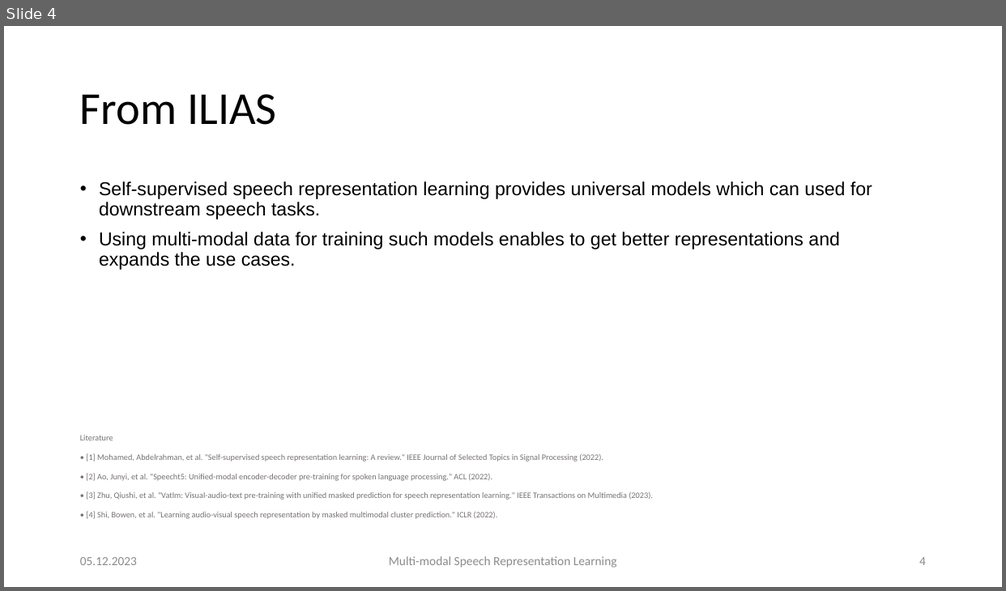
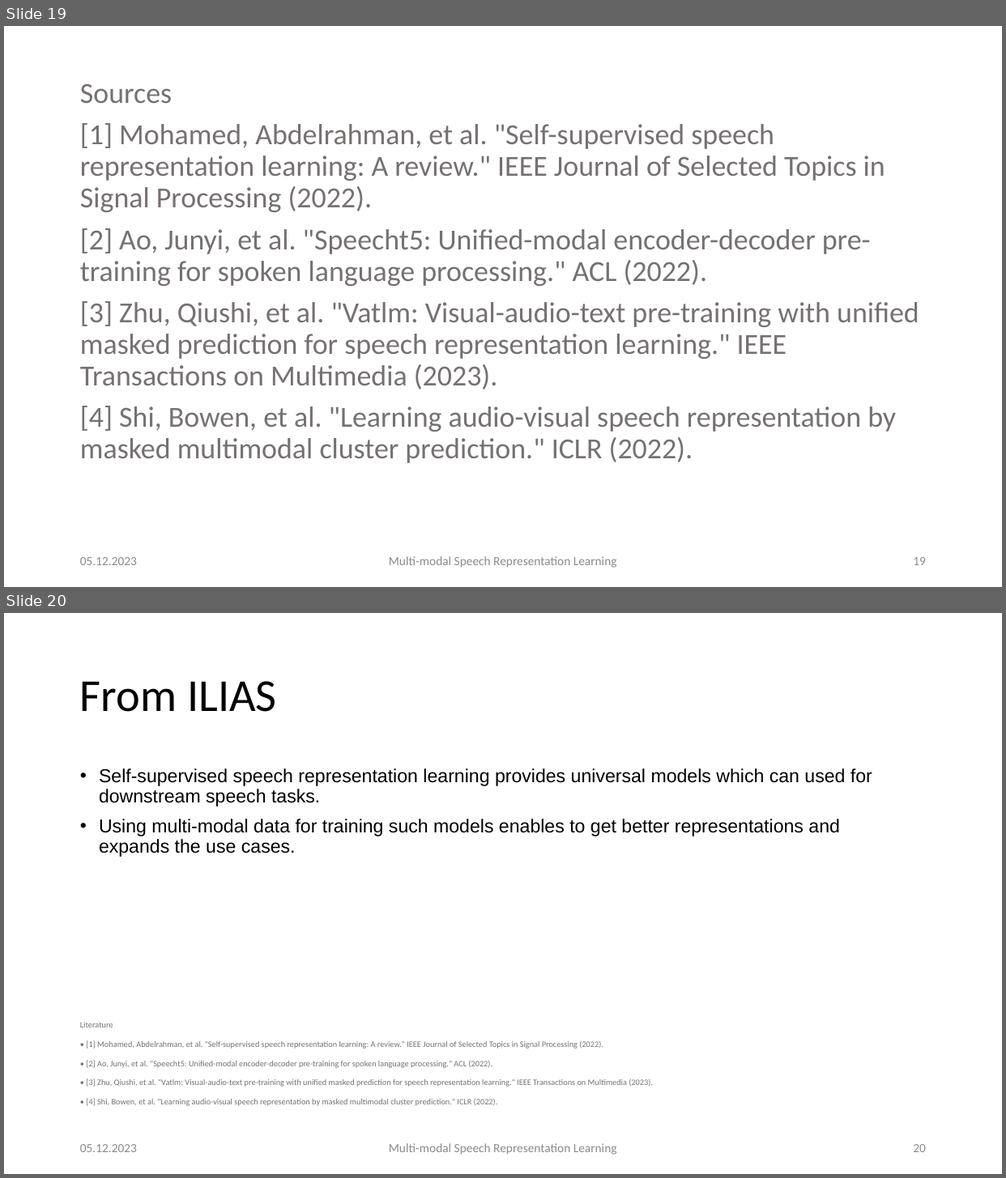
Before and after one commit to carlos-schmidt/nn-seminar, a slide deck: presentation.pptx. Shown one above the other, each under a label of ours: slide 4 before the commit, slides 19 and 20 after it. The pictures are 1006x591 and 1006x1178 pixels, drawn with LibreOffice and Linux fonts; fonts in the diff are those of the drawing. Boxes give left, top, right and bottom in pixels: in the first picture for what was removed or moved away, otherwise in the second. Text is boxed around its words. In the diff, an @@ line names an element or a change of style, - is before the commit and + after.

```diff
--- a/presentation.pptx
+++ b/presentation.pptx
@@ slide 19 added at box(4, 26, 1002, 587), background #FFFFFF @@
@@ text added at box(80, 84, 919, 463), 28 pt, text #767171 @@
+Sources
+[1] Mohamed, Abdelrahman, et al. "Self-supervised speech representation learning: A review." IEEE Journal of Selected Topics in Signal Processing (2022).
+[2] Ao, Junyi, et al. "Speecht5: Unified-modal encoder-decoder pre-training for spoken language processing." ACL (2022).
+[3] Zhu, Qiushi, et al. "Vatlm: Visual-audio-text pre-training with unified masked prediction for speech representation learning." IEEE Transactions on Multimedia (2023).
+[4] Shi, Bowen, et al. "Learning audio-visual speech representation by masked multimodal cluster prediction." ICLR (2022).
@@ text added at box(80, 557, 137, 565), 12 pt, text #8C8C8C @@
+05.12.2023
@@ text added at box(389, 557, 617, 568), 12 pt, text #8C8C8C @@
+Multi-modal Speech Representation Learning
@@ page number added at box(913, 557, 926, 565), 12 pt, text #8C8C8C @@
+19
@@ what was slide 4 is now slide 20 @@
@@ page number at box(913, 1144, 926, 1152): text changed @@
-4
+20
```
Also in this commit, not shown: 2 slides changed, 15 other slides added, 7 other files.
